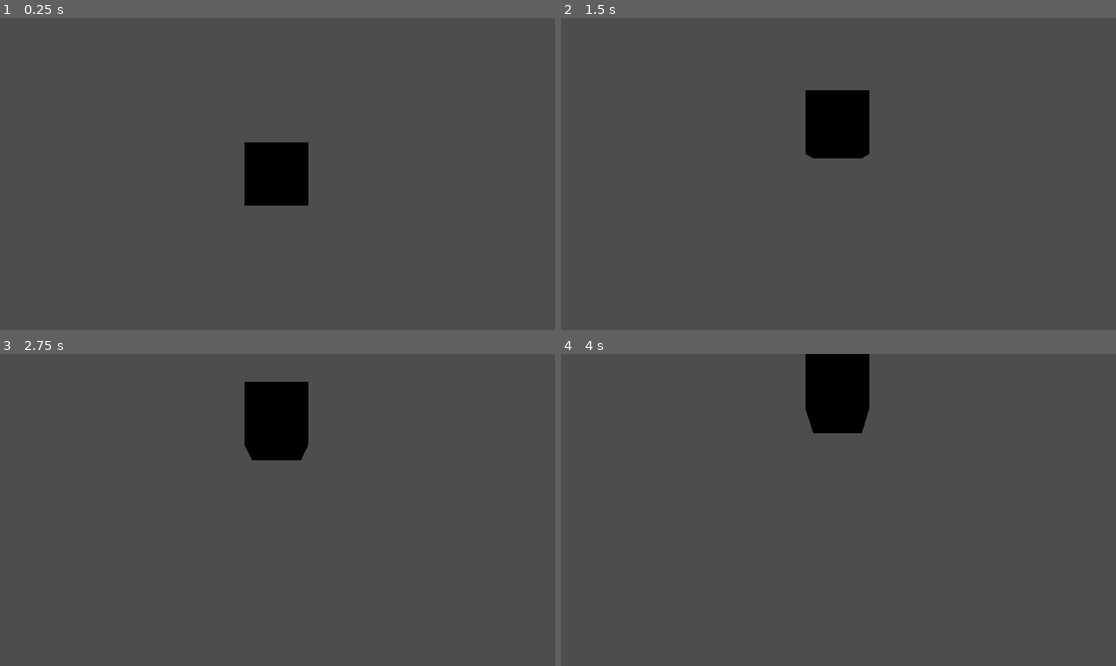
Above: before the commit, frames 1-4 (two rows, left to right).
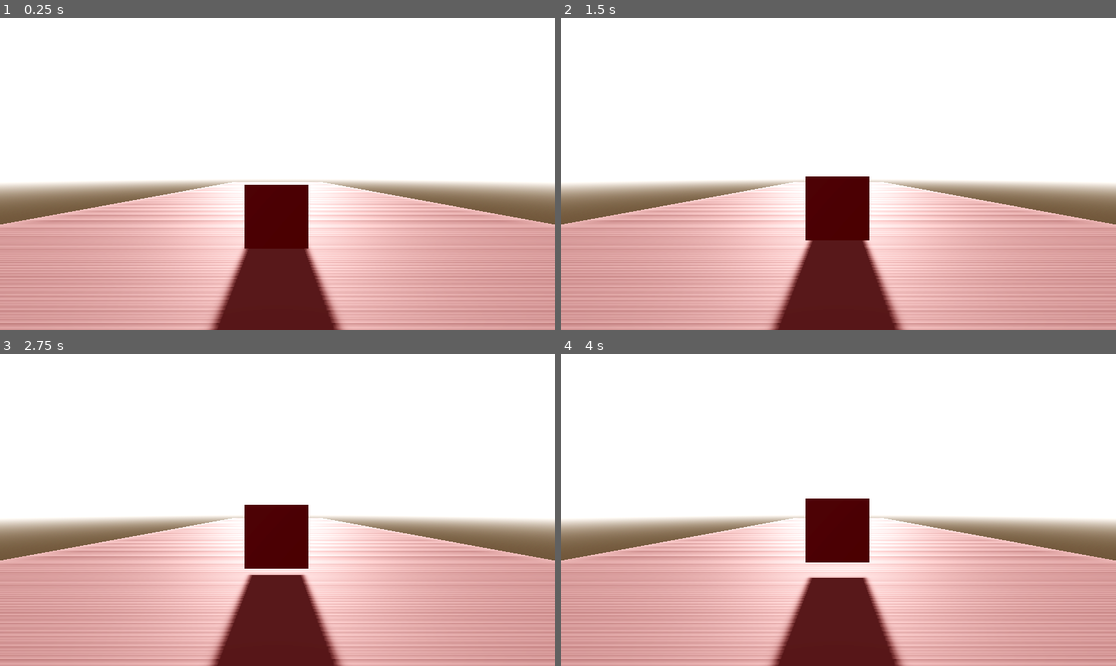
Above: after the commit, the same moments.

Repository: kotletcik/cyberiada-mini-project
Game: Godot game, scene res://testEnv/valk/ValkScene.tscn
Two runs of this game, one before a commit and one after it. Both use one fixed random seed, a clock stepped at 60 frames per second and the inputs below. This scene is started directly instead of the project's main scene. Sound files missing from this copy of the repository are replaced by a short silence.
Inputs:
- Up to frame 1 (0.25 s): no input
- Up to frame 2 (1.5 s): tap Enter at 0.5 s; hold E (Interact, bound only after the commit) 0.53-1.28 s; tap E (Interact, bound only after the commit) at 1.35 s
- Up to frame 3 (2.75 s): tap Space at 2 s; hold E (Interact, bound only after the commit) from 2.03 s (still down)
- Up to frame 4 (4 s): release E (Interact, bound only after the commit) at 2.78 s; tap E (Interact, bound only after the commit) at 2.85 s; tap Enter at 3.5 s; hold E (Interact, bound only after the commit) from 3.53 s (still down)

The runs differ from the first frame. In frame 1, 100% of the frame differs, in the area x 0-100%, y 0-100%; in frame 2, 100%; in frame 3, 100%; in frame 4, 100%.

Commit message:
Cubo Audio

Diff:
--- a/project.godot
+++ b/project.godot
@@ -18,3 +18,16 @@
 [autoload]
 
 TestManager="*res://testEnv/valk/test_manager.gd"
+
+[input]
+
+Interact={
+"deadzone": 0.2,
+"events": [Object(InputEventKey,"resource_local_to_scene":false,"resource_name":"","device":-1,"window_id":0,"alt_pressed":false,"shift_pressed":false,"ctrl_pressed":false,"meta_pressed":false,"pressed":false,"keycode":0,"physical_keycode":69,"key_label":0,"unicode":101,"location":0,"echo":false,"script":null)
+]
+}
+
+[rendering]
+
+lights_and_shadows/directional_shadow/soft_shadow_filter_quality=5
+lights_and_shadows/directional_shadow/16_bits=false
--- a/testEnv/valk/ValkScene.tscn
+++ b/testEnv/valk/ValkScene.tscn
@@ -1,16 +1,73 @@
-[gd_scene load_steps=3 format=3 uid="uid://pi8o5qu4gaig"]
+[gd_scene load_steps=8 format=3 uid="uid://pi8o5qu4gaig"]
 
-[ext_resource type="Script" path="res://testEnv/valk/counterTest.gd" id="1_26bmd"]
+[ext_resource type="Script" uid="uid://by4uogseh06rs" path="res://testEnv/valk/counterTest.gd" id="1_26bmd"]
+[ext_resource type="AudioStream" uid="uid://cxgw1whwudg8f" path="res://testEnv/valk/radio-transmission-from-15205-khz-ars-bsksa-holy-quran-radio-31759.mp3" id="2_suad8"]
 
 [sub_resource type="BoxMesh" id="BoxMesh_26bmd"]
 
+[sub_resource type="ProceduralSkyMaterial" id="ProceduralSkyMaterial_suad8"]
+sun_angle_max = 36.16
+sun_curve = 0.4242657
+energy_multiplier = 2.6
+
+[sub_resource type="Sky" id="Sky_44jhg"]
+sky_material = SubResource("ProceduralSkyMaterial_suad8")
+
+[sub_resource type="Environment" id="Environment_suad8"]
+background_mode = 2
+background_color = Color(0.80784315, 0, 0, 1)
+sky = SubResource("Sky_44jhg")
+ambient_light_source = 2
+ambient_light_color = Color(0.78039217, 0, 0, 1)
+reflected_light_source = 2
+tonemap_mode = 3
+tonemap_exposure = 0.42
+tonemap_white = 0.55
+ssao_enabled = true
+ssao_intensity = 0.9
+ssao_detail = 0.12
+glow_enabled = true
+volumetric_fog_density = 0.0137
+adjustment_enabled = true
+adjustment_contrast = 1.1
+
+[sub_resource type="BoxMesh" id="BoxMesh_44jhg"]
+
 [node name="ValkScene" type="Node3D"]
 
-[node name="Node3D" type="Node3D" parent="."]
+[node name="Node3D" type="Node3D" parent="." node_paths=PackedStringArray("cubeAudio")]
 script = ExtResource("1_26bmd")
+cubeAudio = NodePath("MeshInstance3D/AudioStreamPlayer3D")
+floatSpeed = 0.167
 
 [node name="MeshInstance3D" type="MeshInstance3D" parent="Node3D"]
-transform = Transform3D(1, 0, 0, 0, 1, 0, 0, 0, 1, -0.01905799, 0, -3.6893795)
+transform = Transform3D(1, 0, 0, 0, 1, 0, 0, 0, 1, -0.01905799, -0.6734327, -3.6893795)
+gi_mode = 2
 mesh = SubResource("BoxMesh_26bmd")
 
+[node name="AudioStreamPlayer3D" type="AudioStreamPlayer3D" parent="Node3D/MeshInstance3D"]
+stream = ExtResource("2_suad8")
+volume_db = -8.0
+max_distance = 4096.0
+
 [node name="Camera3D" type="Camera3D" parent="."]
+environment = SubResource("Environment_suad8")
+
+[node name="AudioListener3D" type="AudioListener3D" parent="Camera3D"]
+
+[node name="Node3D2" type="Node3D" parent="."]
+
+[node name="MeshInstance3D" type="MeshInstance3D" parent="Node3D2"]
+transform = Transform3D(12.911596, 0, 0, 0, 1, 0, 0, 0, 58.416977, 0, -1.6782703, 0)
+mesh = SubResource("BoxMesh_44jhg")
+
+[node name="DirectionalLight3D" type="DirectionalLight3D" parent="."]
+transform = Transform3D(1, 0, 0, 0, -0.8946695, 0.44672886, 0, -0.44672886, -0.8946695, 0, 0, 0)
+light_specular = 4.0
+shadow_enabled = true
+shadow_normal_bias = 0.0
+directional_shadow_split_1 = 0.071
+directional_shadow_split_2 = 0.102
+directional_shadow_split_3 = 1.0
+directional_shadow_blend_splits = true
+directional_shadow_max_distance = 50.0
--- a/testEnv/valk/counterTest.gd
+++ b/testEnv/valk/counterTest.gd
@@ -1,12 +1,20 @@
 extends Node3D
 
+@export var cubeAudio: AudioStreamPlayer3D;
 
+@export var floatSpeed: float;
+
+var currentPlaybackTime: float = 0;
 
 func _ready() -> void:
 	pass
 
-
 func _process(delta: float) -> void:
-	if(Input.is_key_pressed(KEY_E)):
+	if(Input.is_action_just_pressed("Interact")):
+		cubeAudio.play(currentPlaybackTime);
+	if(Input.is_action_just_released("Interact")):
+		currentPlaybackTime = cubeAudio.get_playback_position();
+		cubeAudio.stop();
+	if(Input.is_action_pressed("Interact")):
 		TestManager.increment();
-		position.y += delta;
+		position.y += delta * floatSpeed;
Not shown, added: testEnv/valk/radio-transmission-from-15205-khz-ars-bsksa-holy-quran-radio-31759.mp3.import
Not shown, added: testEnv/valk/ValkScene.tscn946997222.tmp
Not shown, added: testEnv/valk/radio-transmission-from-15205-khz-ars-bsksa-holy-quran-radio-31759.mp3
